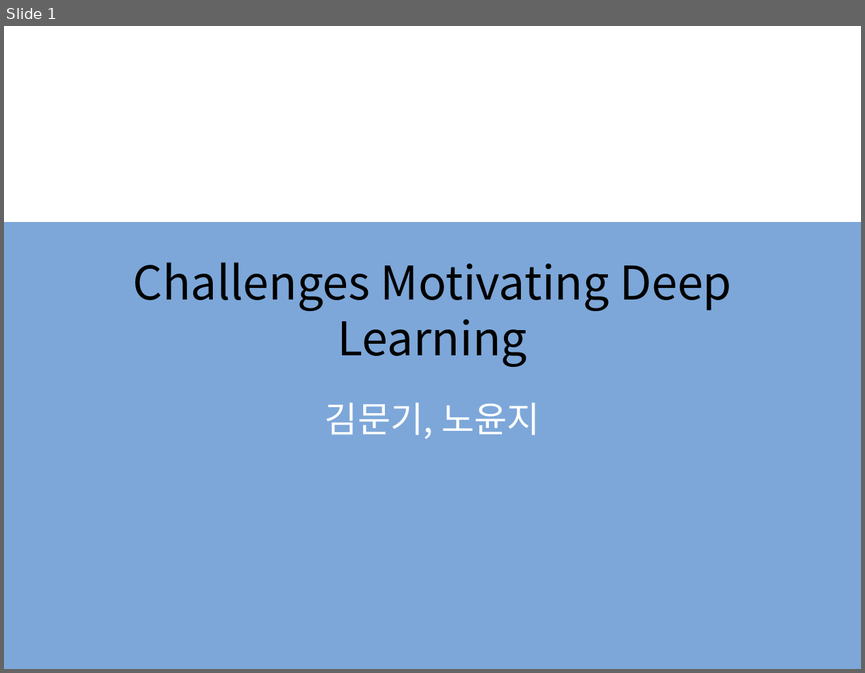
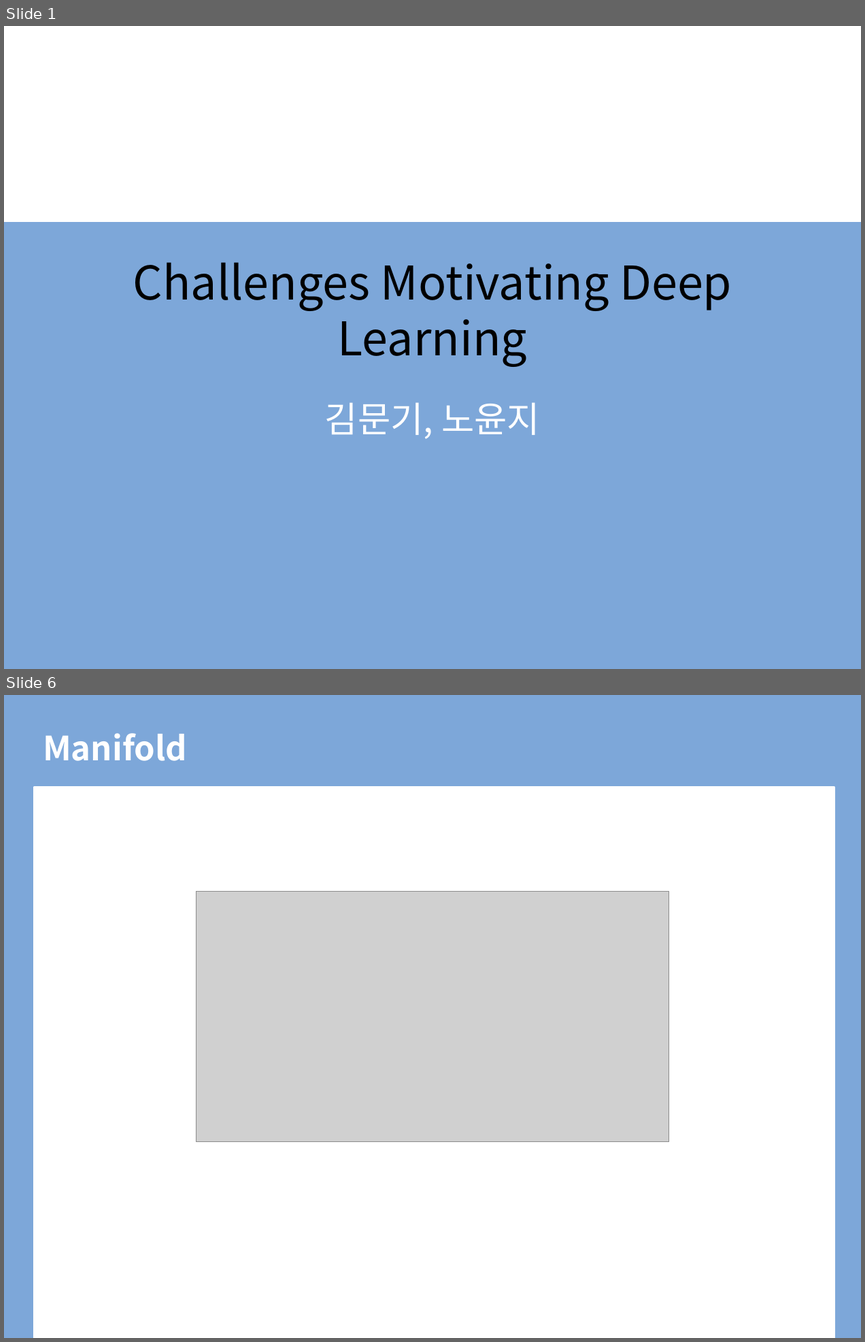
Before and after one commit to BLINK-ONCE/Storage, a slide deck: files/presentation/ppt/5.11 Challenges Motivating Deep Learning.pptx. Shown one above the other, each under a label of ours: slide 1 before the commit, slides 1 and 6 after it; the slides between them are not shown. The pictures are 865x673 and 865x1342 pixels, drawn with LibreOffice and Linux fonts; fonts in the diff are those of the drawing; grey boxes stand for pictures; background and template pictures are left out. Boxes give left, top, right and bottom in pixels: in the first picture for what was removed or moved away, otherwise in the second. Text is boxed around its words. In the diff, an @@ line names an element or a change of style, - is before the commit and + after.

```diff
--- a/files/presentation/ppt/5.11 Challenges Motivating Deep Learning.pptx
+++ b/files/presentation/ppt/5.11 Challenges Motivating Deep Learning.pptx
@@ slide 6 added at [4,695,861,1338], background #FFFFFF @@
@@ rectangle added at [4,695,861,1338], fill #7DA7D9, outline #7DA7D9 1.5 pt @@
@@ title added at [43,733,187,761], 28 pt, text #FFFFFF, bold @@
+Manifold
@@ rectangle added at [34,787,834,1338], fill #FFFFFF, outline #FFFFFF 1.5 pt @@
@@ picture added at [196,892,669,1141] @@
```
Also in this commit, not shown: 1 slide changed, 4 other slides added, 8 slides removed.
